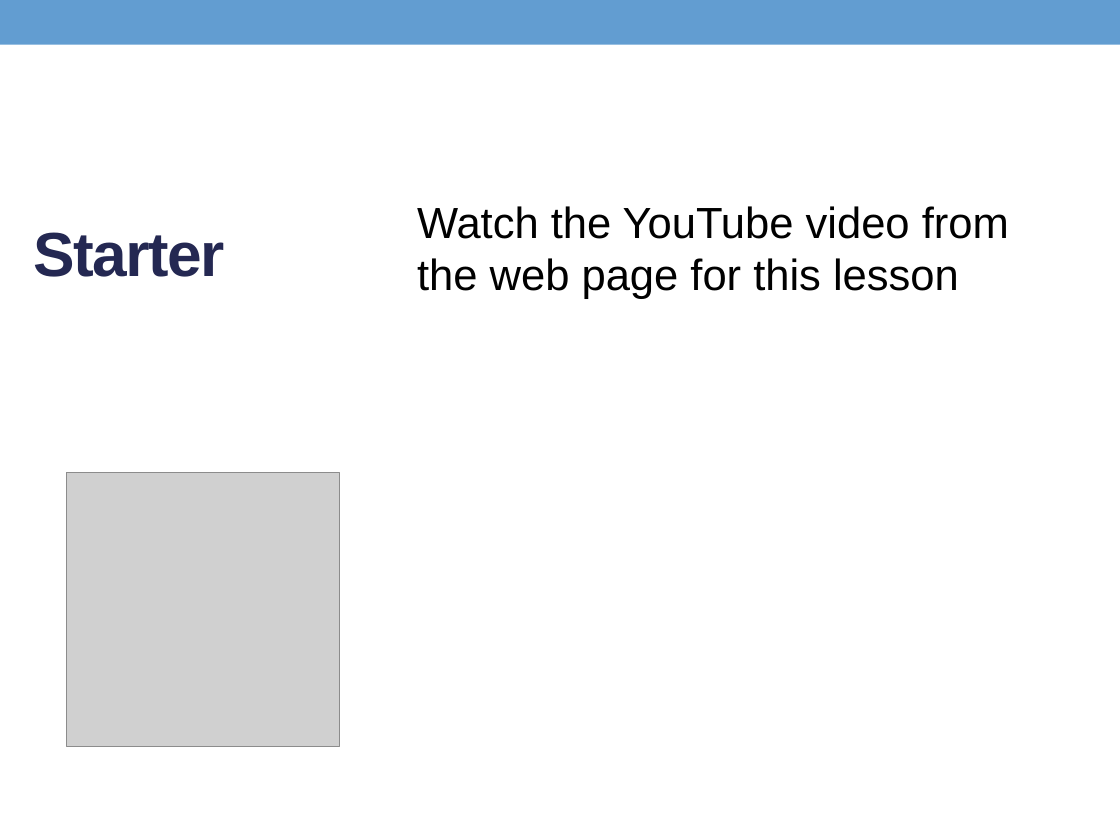
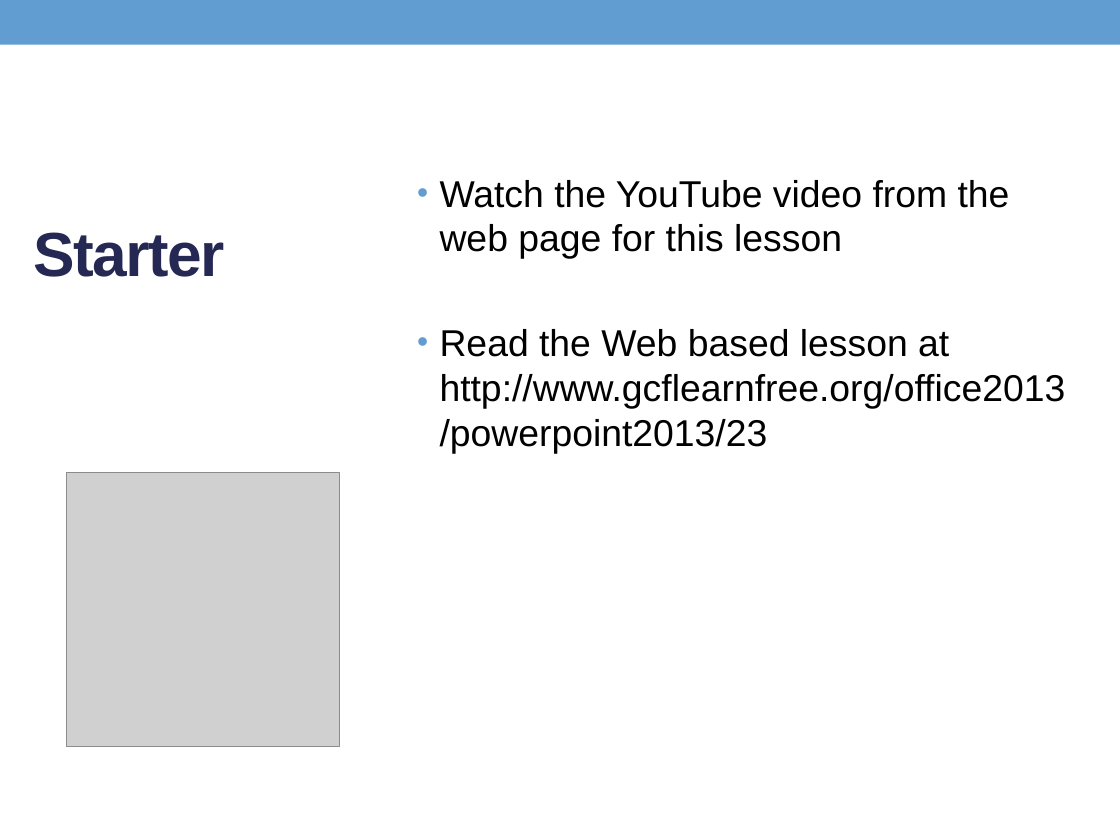
Before and after one commit to scockram/paulcockram7.github.io, a slide deck: slide 3 of 07pat/ECDLtable.pptx. Drawn at 1120x840 pixels with LibreOffice and Linux fonts; fonts in the diff are those of the drawing; grey boxes stand for pictures; background and template pictures are left out. Boxes give left, top, right and bottom in pixels: in the first picture for what was removed or moved away, otherwise in the second. Text is boxed around its words. In the diff, an @@ line names an element or a change of style, - is before the commit and + after.

Commit message:
edcl lesson 4 starter update
Former-commit-id: 26c658e088bf12d59c25efafbd4c123f50875db2

```diff
--- a/07pat/ECDLtable.pptx
+++ b/07pat/ECDLtable.pptx
@@ text "Watch the YouTube video from ...": place and size @@
-text "Watch the YouTube video from ..." at [417, 206, 1009, 299]
+text "Watch the YouTube video from ..." at [440, 180, 1066, 453]
@@ text at [440, 180, 1010, 259]: size 28 to 24 pt in "Watch the YouTube video from the web ..."; bullet none to • @@
@@ text at [440, 329, 1066, 453]: paragraph added @@
+• Read the Web based lesson at http://www.gcflearnfree.org/office2013/powerpoint2013/23
```
Also in this commit, not shown: 1 other file.
